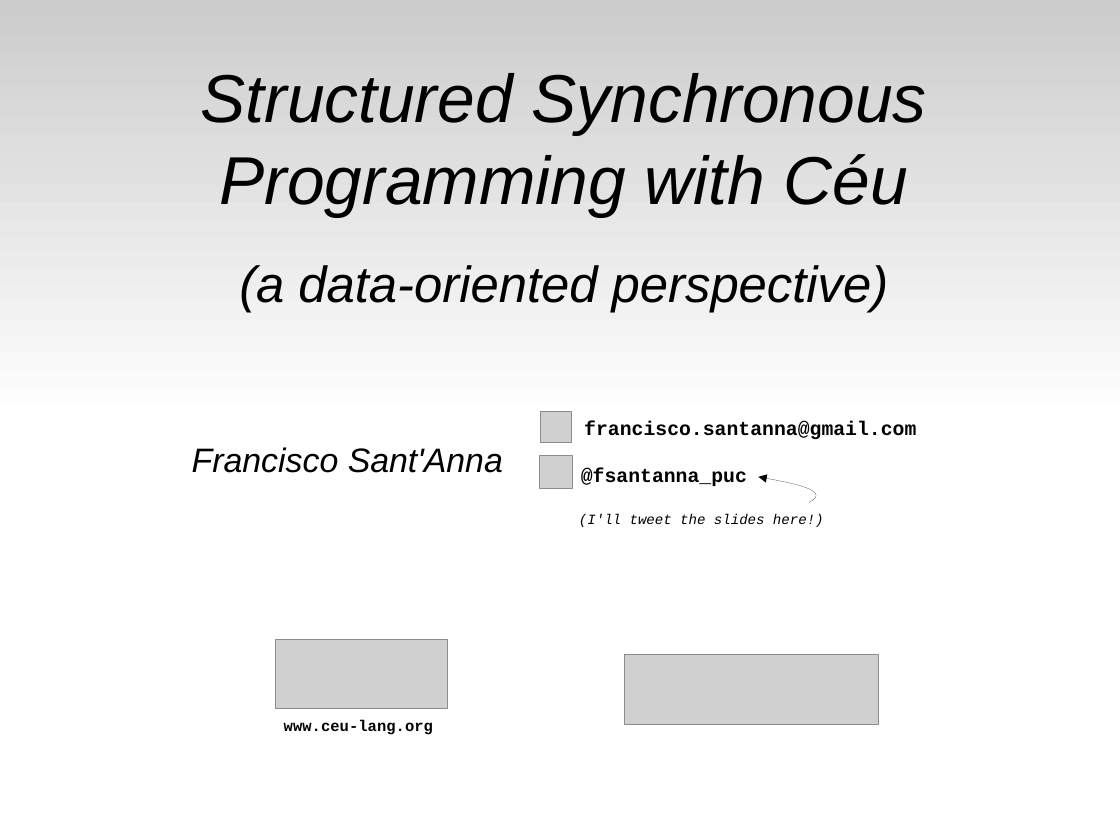
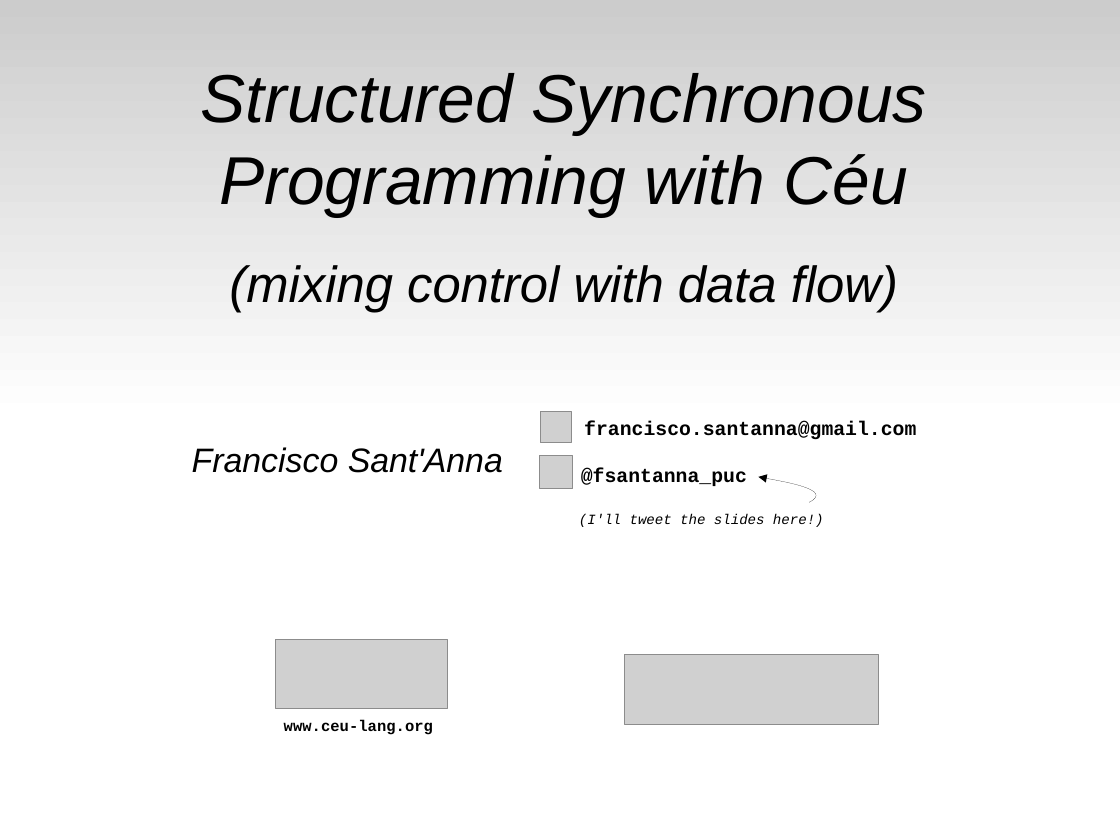
Before and after one commit to fsantanna-no/ceu-docs, a slide deck: slide 16 of ceu_curryon.odp. Drawn at 1120x840 pixels with LibreOffice and Linux fonts; fonts in the diff are those of the drawing; grey boxes stand for pictures. Boxes give left, top, right and bottom in pixels: in the first picture for what was removed or moved away, otherwise in the second. Text is boxed around its words. In the diff, an @@ line names an element or a change of style, - is before the commit and + after.

```diff
--- a/ceu_curryon.odp
+++ b/ceu_curryon.odp
@@ subtitle at bbox=[229, 265, 898, 312]: text changed @@
-(a data-oriented perspective)
+(mixing control with data flow)
```
Also in this commit, not shown: 6 other slides changed, 1 other file.
